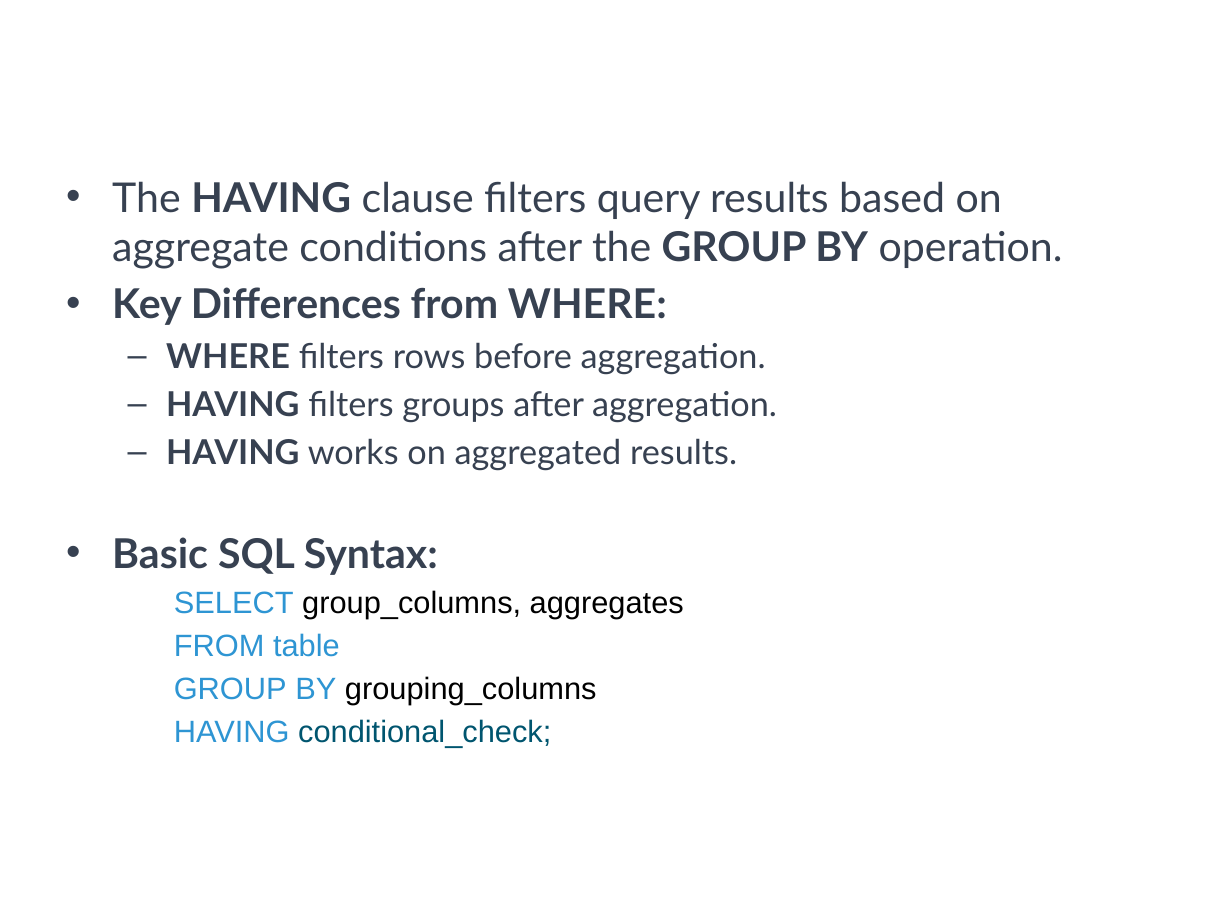
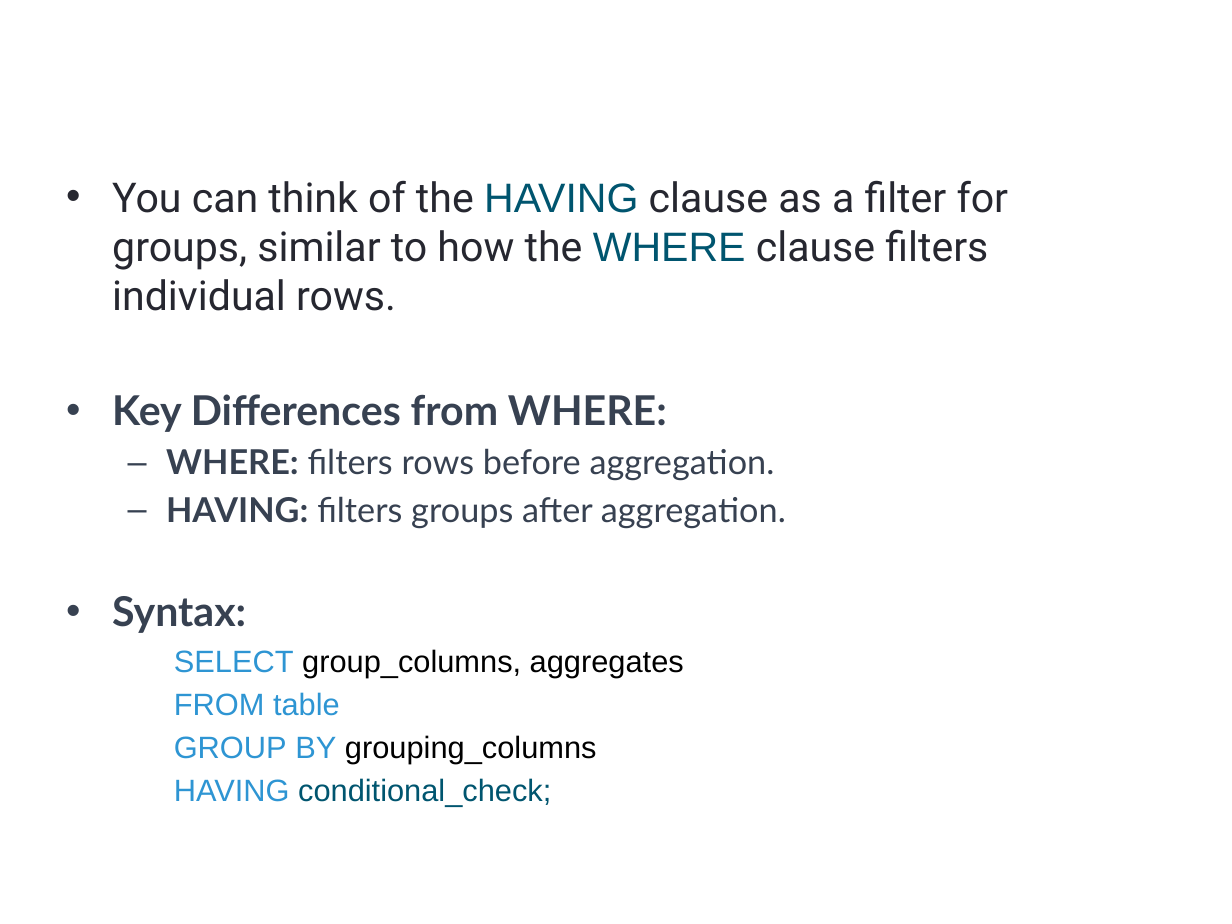
Before and after one commit to a099954/ABC-Program, a slide deck: slide 11 of SQL/Day 3 Aggregates/Aggregates.pptx (slide 21 before the commit). Drawn at 1232x924 pixels with LibreOffice and Linux fonts; fonts in the diff are those of the drawing; background and template pictures are left out. Boxes give left, top, right and bottom in pixels: in the first picture for what was removed or moved away, otherwise in the second. Text is boxed around its words. In the diff, an @@ line names an element or a change of style, - is before the commit and + after.

```diff
--- a/SQL/Day 3 Aggregates/Aggregates.pptx
+++ b/SQL/Day 3 Aggregates/Aggregates.pptx
@@ text at <box>112,180,1009,311</box>: text changed; font Lato to Roboto; text colour #374151 to #262730 @@
-• The HAVING clause filters query results based on aggregate conditions after the GROUP BY operation.
+• You can think of the HAVING clause as a filter for groups, similar to how the WHERE clause filters individual rows.
@@ text at <box>112,448,786,633</box>: text changed @@
-  – WHERE filters rows before aggregation.
-  – HAVING filters groups after aggregation.
-  – HAVING works on aggregated results.
-• Basic SQL Syntax:
+  – WHERE: filters rows before aggregation.
+  – HAVING: filters groups after aggregation.
+• Syntax:
```
Also in this commit, not shown: 12 other slides changed, 4 slides added, 14 slides removed, 7 other files.
